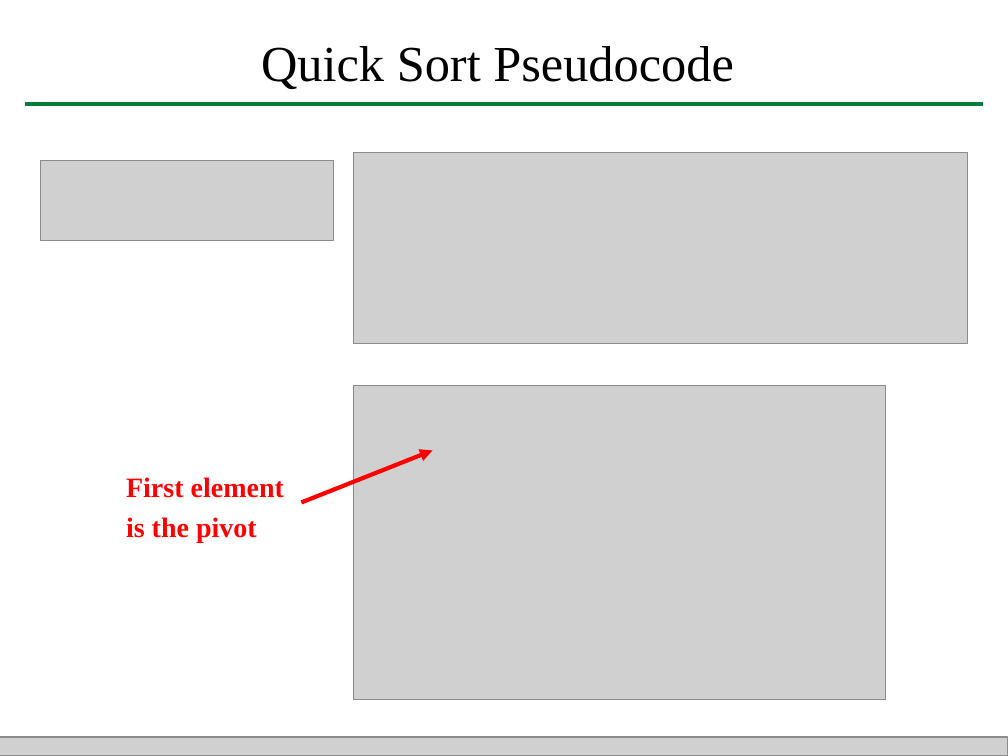
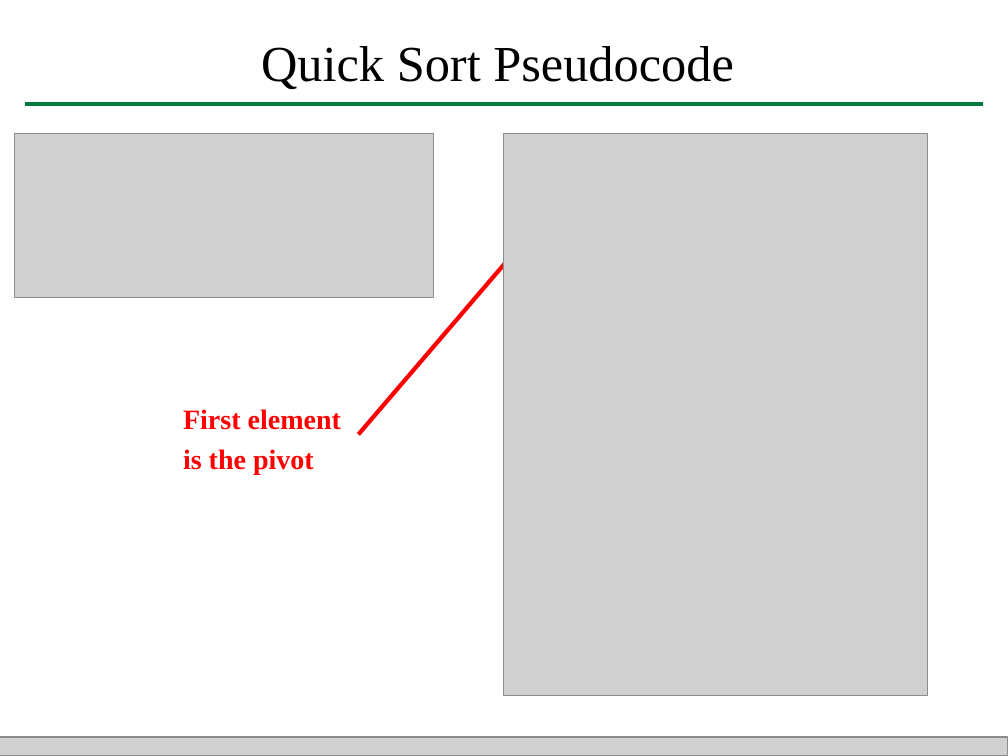
Before and after one commit to HengFan2010/hengfan2010.github.io, a slide deck: slide 34 of teaching/21F-3110/slides/3110-lecture 11-Sorting.pptx (slide 33 before the commit). Drawn at 1008x756 pixels with LibreOffice and Linux fonts; fonts in the diff are those of the drawing; grey boxes stand for pictures. Boxes give left, top, right and bottom in pixels: in the first picture for what was removed or moved away, otherwise in the second. Text is boxed around its words. In the diff, an @@ line names an element or a change of style, - is before the commit and + after.

```diff
--- a/teaching/21F-3110/slides/3110-lecture 11-Sorting.pptx
+++ b/teaching/21F-3110/slides/3110-lecture 11-Sorting.pptx
@@ picture added at box(15, 134, 433, 297) @@
@@ picture added at box(504, 134, 927, 696) @@
@@ picture removed at box(40, 160, 333, 240) @@
@@ picture removed at box(354, 152, 968, 344) @@
@@ arrow moved from (301, 502) - (432, 451) to (359, 434) - (561, 198) @@
@@ picture removed at box(354, 386, 885, 701) @@
@@ text "First element is the pivot": place and size @@
-text "First element is the pivot" at box(126, 477, 284, 543)
+text "First element is the pivot" at box(183, 409, 341, 475)
```
Also in this commit, not shown: 6 other slides changed, 3 slides added.
